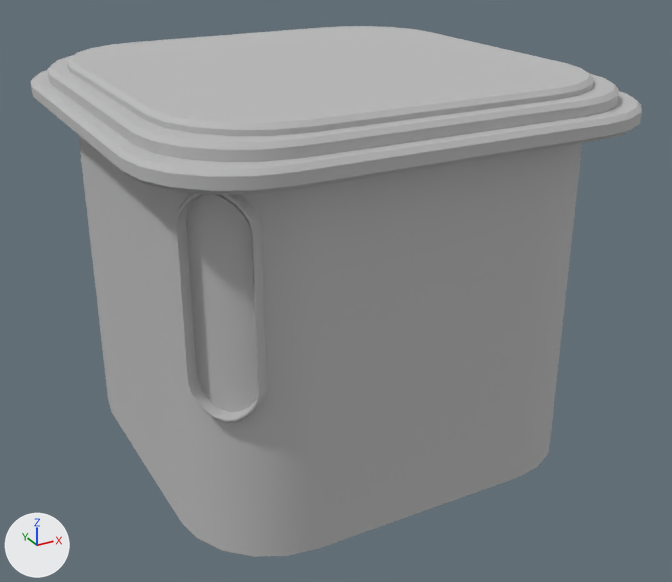
One commit to the OBJ model Ratchet and Clank Scene/Assets/3D mODELS/Behind Bilboard Building.obj: the scene before it, then after it.
The view is the same before and after, from a 50 mm camera at (-12.47, -23.71, 16.55) aimed at (0.2, -0.67, 5.03). The axes (+X, +Y, +Z) are drawn at lower left. The lights are the same throughout. Where no turn or scale is listed for an object, it has been applied to the vertices. Vertices at the same position are counted once.

The scene before the commit, as lines of its bpy script (objects in view):
```python
me_behind_bilboard_building = bpy.data.meshes.new('Behind Bilboard Building')
me_behind_bilboard_building.from_pydata(...)  # 466 vertices, 394 faces; spans x -7.11..7.11, y -7.11..7.11, z 0.44..11.88
me_behind_bilboard_building.materials.append(mat_initialshadinggroup)  # grey #bcbcbc
ob_behind_bilboard_building = bpy.data.objects.new('Behind Bilboard Building', me_behind_bilboard_building)
ob_behind_bilboard_building.location = (0.0, 0.0, 0.0)
```
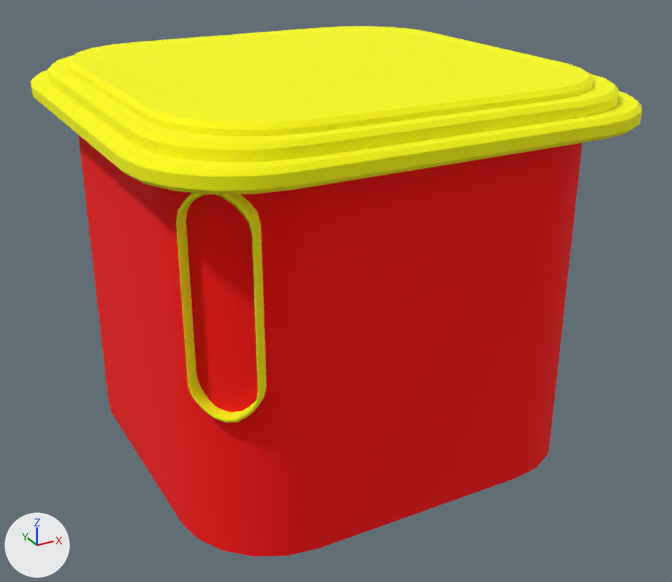
The newer file is also turned or shifted as a whole; pictures and numbers use the older file's frame.

Where the change shows, as pixel boxes (x1, y1, x2, y2) in the pictures (672 x 582 px):
part 1 of me_behind_bilboard_building, recoloured (grey to red): (78, 135, 582, 557) in both
part 2 of me_behind_bilboard_building, recoloured (grey to yellow): (120, 103, 323, 423) in both
part 3 of me_behind_bilboard_building, recoloured (grey to yellow): (92, 26, 563, 117) in both
part 4 of me_behind_bilboard_building, recoloured (grey to yellow): (31, 42, 161, 171) in both
part 5 of me_behind_bilboard_building, recoloured (grey to yellow): (293, 62, 642, 190) in both

What the commit changed:
Material 'lambert3SG' (mat_lambert3sg) is new.
Its base color is (1.0, 1.0, 0.0) (yellow #ffff00).
Its roughness is 1.0.
Material 'lambert2SG' (mat_lambert2sg) is new.
Its base color is (1.0, 0.0, 0.0) (red #ff0000).
Its roughness is 1.0.
me_behind_bilboard_building has 466 vertices, 394 faces and spans x -7.11..7.11, y -7.11..7.11, z 0.44..11.88.
me_behind_bilboard_building is used by ob_behind_bilboard_building; location (0.0, 0.0, 0.0).
me_behind_bilboard_building part 1: all 24 faces centred in x -6.11..6.11, y -6.11..6.11, z 5.94 switch from mat_initialshadinggroup (grey #bcbcbc) to mat_lambert2sg (red #ff0000).
me_behind_bilboard_building part 2: 159 of the faces centred in x -7.04..-3.52, y -7.04..-3.52, z 4.58..11.86 switch from mat_initialshadinggroup (grey #bcbcbc) to mat_lambert3sg (yellow #ffff00).
me_behind_bilboard_building part 3: 79 of the faces centred in x 0.0..7.11, y 0.0..7.11, z 10.75..11.86 switch from mat_initialshadinggroup (grey #bcbcbc) to mat_lambert3sg (yellow #ffff00).
me_behind_bilboard_building part 4: 66 of the faces centred in x -7.11..-3.52, y 0.0..7.04, z 10.75..11.86 switch from mat_initialshadinggroup (grey #bcbcbc) to mat_lambert3sg (yellow #ffff00).
me_behind_bilboard_building part 5: 66 of the faces centred in x 0.0..7.04, y -7.11..-3.52, z 10.75..11.86 switch from mat_initialshadinggroup (grey #bcbcbc) to mat_lambert3sg (yellow #ffff00).
